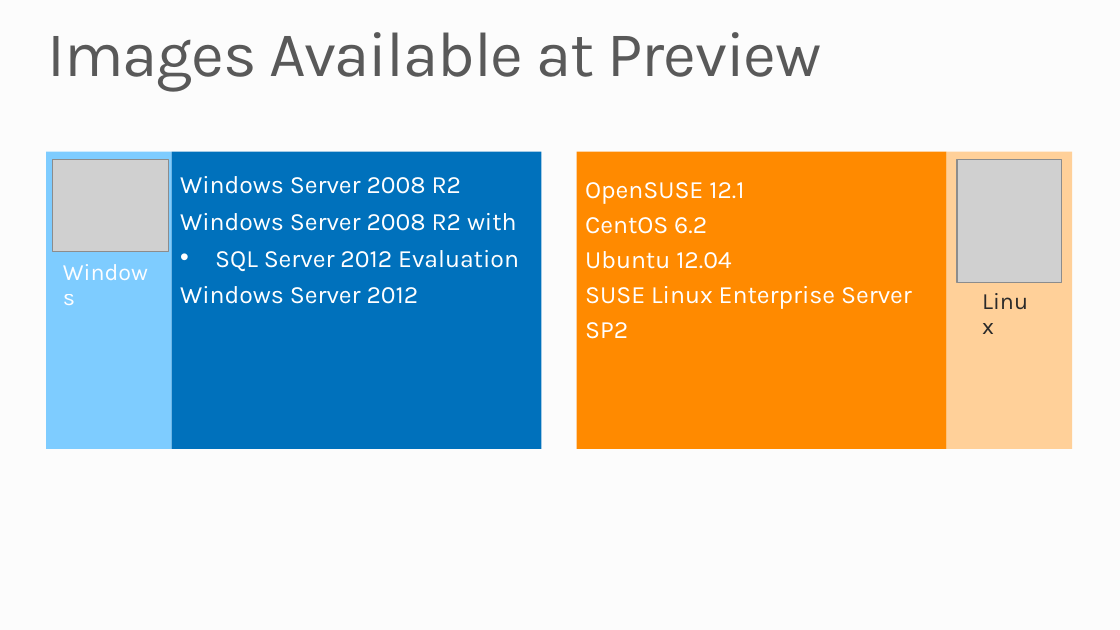
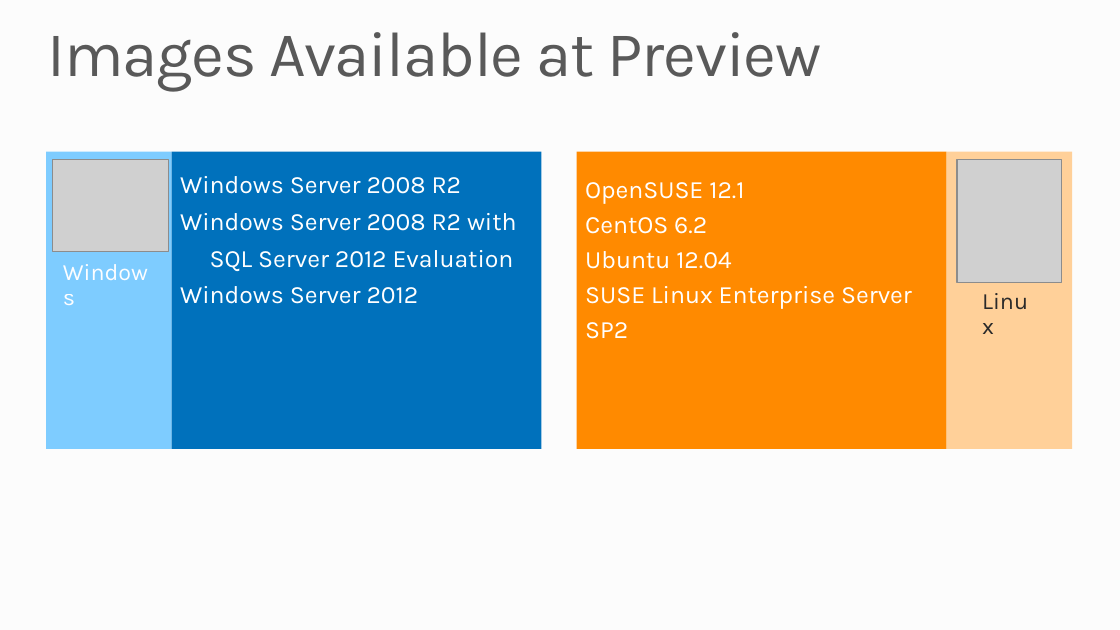
Before and after one commit to Microsoft-TrainingKits/PRESENTATION-VirtualMachinesOverview, a slide deck: slide 7 of VIrtualMachinesOverview.pptx. Drawn at 1120x630 pixels with LibreOffice and Linux fonts; fonts in the diff are those of the drawing; grey boxes stand for pictures; background and template pictures are left out. Boxes give left, top, right and bottom in pixels: in the first picture for what was removed or moved away, otherwise in the second. Text is boxed around its words. In the diff, an @@ line names an element or a change of style, - is before the commit and + after.

Commit message:
removed a bullet point

```diff
--- a/VIrtualMachinesOverview.pptx
+++ b/VIrtualMachinesOverview.pptx
@@ text in rectangle at box(210, 250, 514, 271): bullet • to none @@
```
